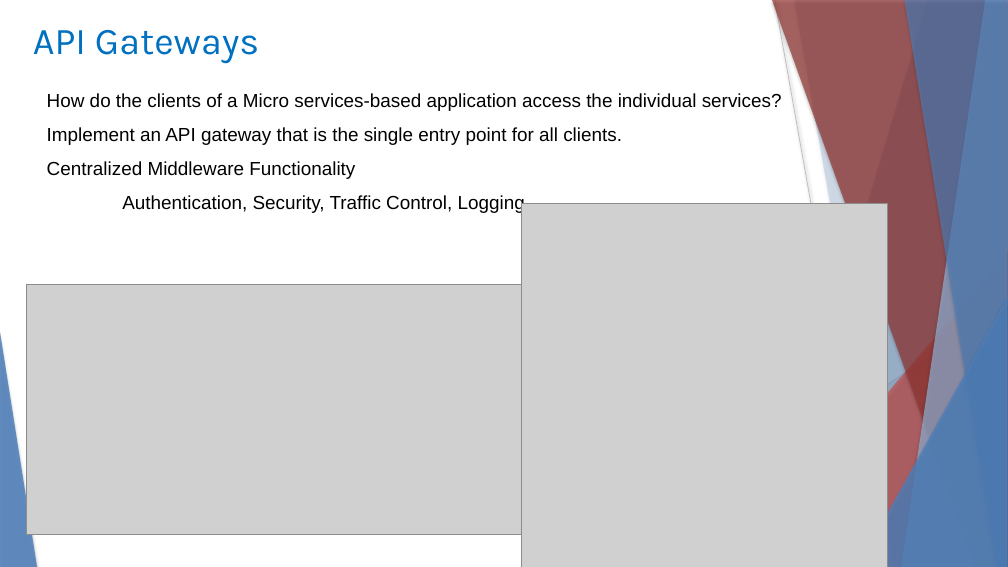
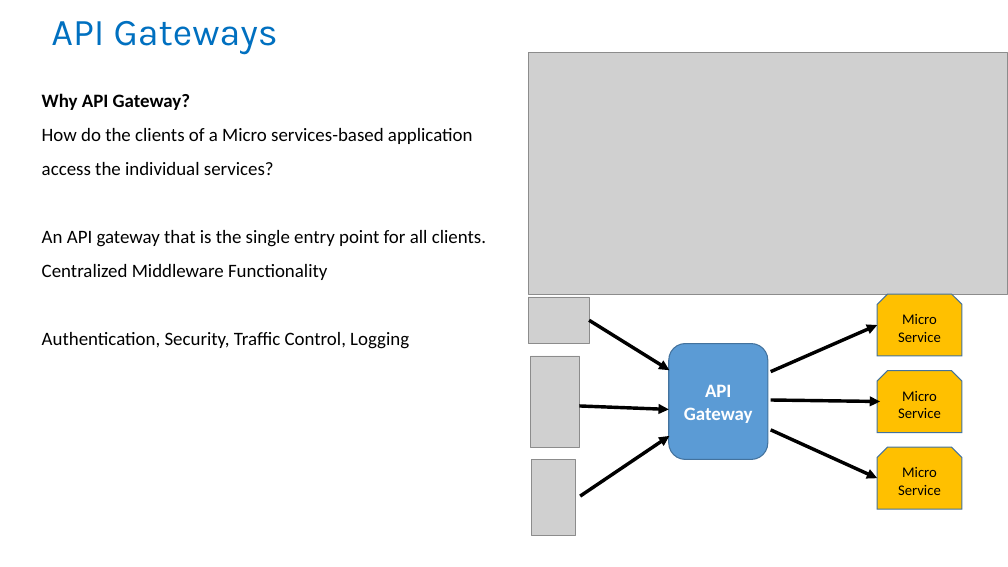
Before and after one commit to rameshbgm/Microservice, a slide deck: slide 19 of Micro Services.pptx (slide 20 before the commit). Drawn at 1008x567 pixels with LibreOffice and Linux fonts; fonts in the diff are those of the drawing; grey boxes stand for pictures. Boxes give left, top, right and bottom in pixels: in the first picture for what was removed or moved away, otherwise in the second. Text is boxed around its words. In the diff, an @@ line names an element or a change of style, - is before the commit and + after.

```diff
--- a/Micro Services.pptx
+++ b/Micro Services.pptx
@@ title "API Gateways" at box(51, 21, 278, 54): alignment left to centre; vertical alignment middle to bottom @@
@@ freeform shape removed at box(759, 0, 1008, 567) @@
@@ freeform shape removed at box(772, 0, 1008, 567) @@
@@ line removed from (775, 0) to (876, 567) @@
@@ freeform shape removed at box(794, 0, 1008, 567) @@
@@ freeform shape removed at box(901, 0, 1008, 567) @@
@@ freeform shape removed at box(904, 0, 1008, 567) @@
@@ picture: place and size @@
-picture at box(26, 284, 521, 534)
+picture at box(529, 53, 1007, 294)
@@ text at box(42, 93, 190, 110): paragraph added @@
+Why API Gateway?
@@ text at box(42, 128, 473, 349): font Arial to Calibri in "How do the clients of a Micro ...", "Centralized Middleware Functionality", "Authentication, Security, Traffic Control, Logging"; list level 2 to 1 in "How do the clients of ..."; list level 2 to 1 in "Centralized Middleware Functionality"; list level 2 to 1 in "Authentication, Security, Traffic Control, Logging" @@
@@ picture removed at box(522, 204, 889, 567) @@
@@ text at box(42, 230, 486, 247): text changed; font Arial to Calibri @@
-  Implement an API gateway that is the single entry point for all clients.
+An API gateway that is the single entry point for all clients.
@@ triangle removed at box(739, 252, 1008, 567) @@
@@ triangle removed at box(858, 297, 1008, 567) @@
@@ line removed from (1008, 305) to (614, 567) @@
@@ triangle removed at box(0, 332, 37, 567) @@
@@ group added at box(529, 294, 962, 536): 6 arrows, 3 snip same rects, 3 pictures, 1 rounded rectangle @@
+Micro Service
+API Gateway
+Micro Service
+Micro Service
```
Also in this commit, not shown: 16 other slides changed, 4 slides added, 6 slides removed.
